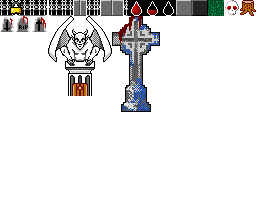
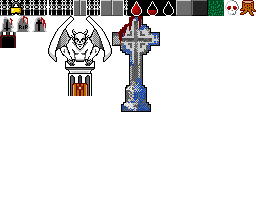
Layers edited between the first and the second w=256, h=212 image:
added layer "puerta abierta" above "tumba rip" over [0, 32, 16, 48]
